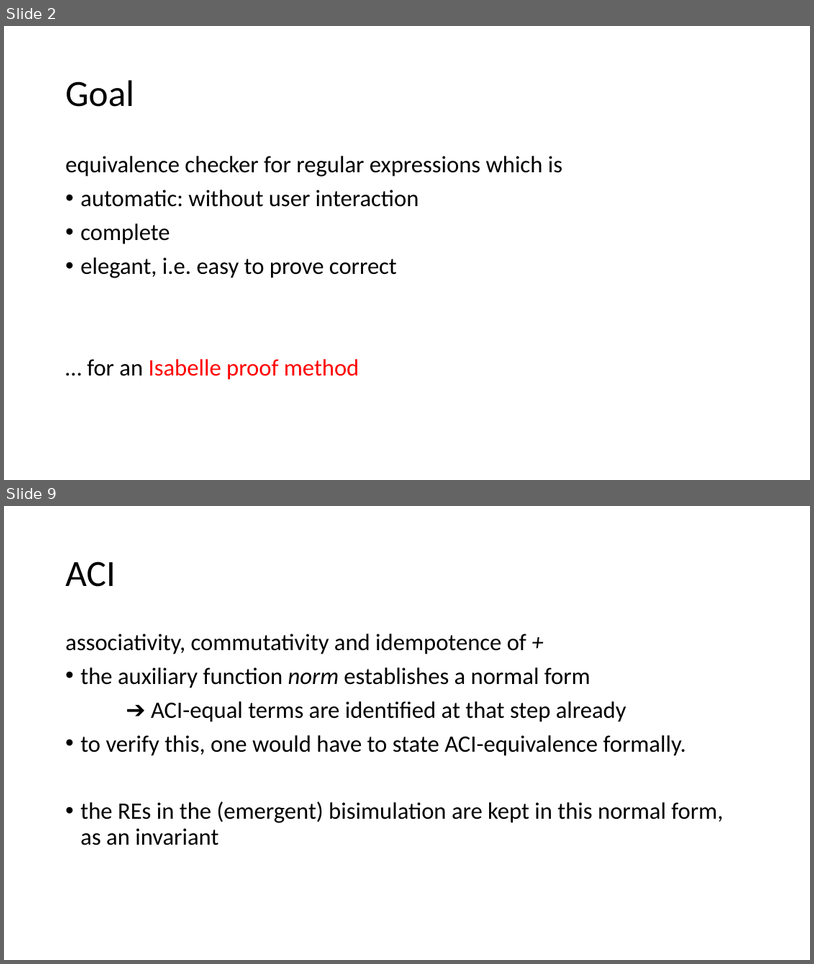
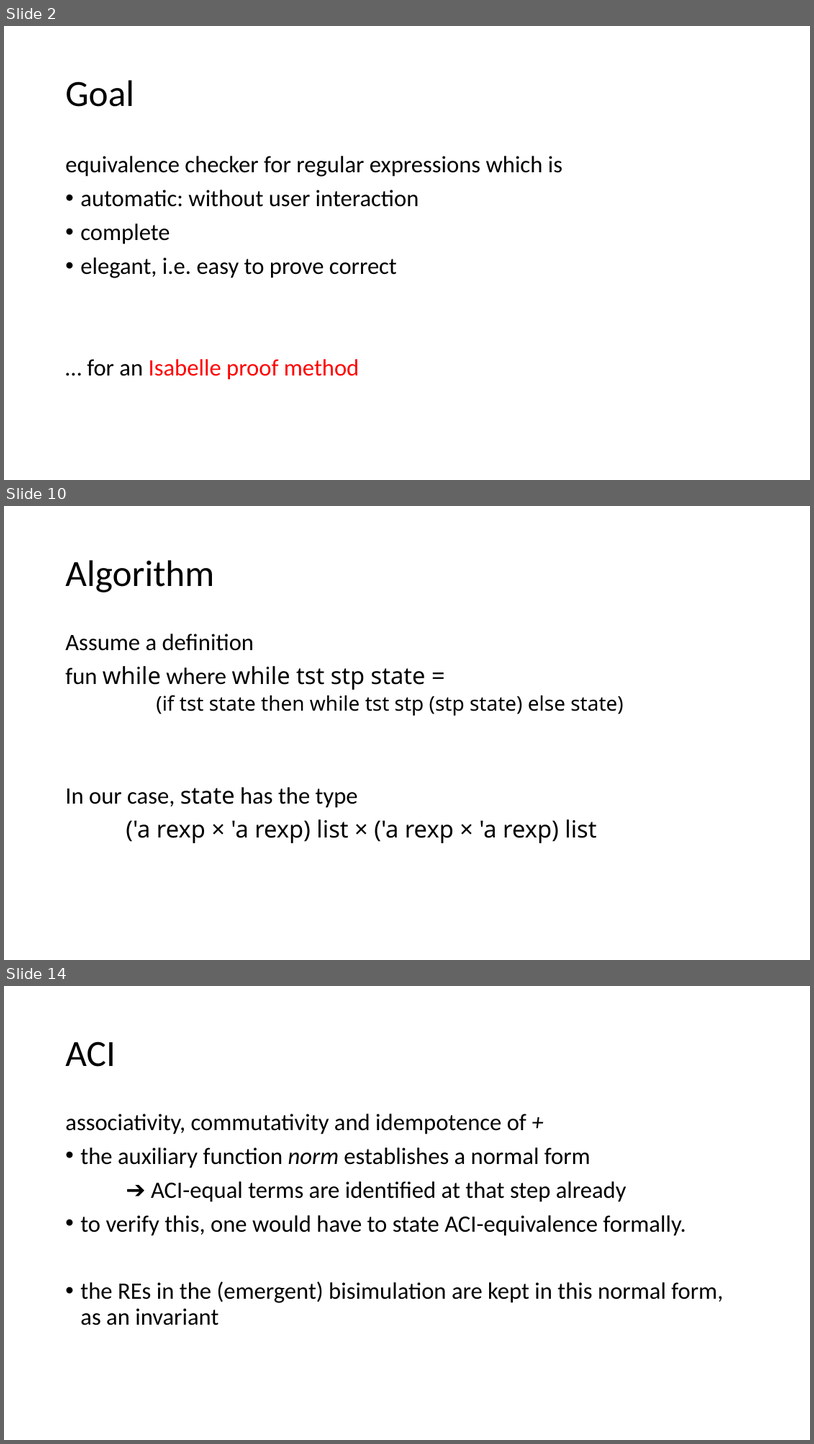
Before and after one commit to Helli/fds_seminar, a slide deck: slides.pptx. Shown one above the other, each under a label of ours: slides 2 and 9 before the commit, slides 2, 10 and 14 after it; the slides between them are not shown. The pictures are 814x964 and 814x1444 pixels, drawn with LibreOffice and Linux fonts; fonts in the diff are those of the drawing. Boxes give left, top, right and bottom in pixels: in the first picture for what was removed or moved away, otherwise in the second. Text is boxed around its words. In the diff, an @@ line names an element or a change of style, - is before the commit and + after.

```diff
--- a/slides.pptx
+++ b/slides.pptx
@@ slide 10 added at [4, 506, 810, 960], background #FFFFFF @@
@@ title added at [65, 560, 214, 592], 44 pt, text #000000 @@
+Algorithm
@@ text added at [65, 633, 623, 843], 28 pt, text #000000 @@
+Assume a definition
+fun while where while tst stp state =
+  (if tst state then while tst stp (stp state) else state)
+In our case, state has the type
+('a rexp × 'a rexp) list × ('a rexp × 'a rexp) list
@@ what was slide 9 is now slide 14 @@
```
Also in this commit, not shown: 5 slides changed, 5 other slides added, 7 slides removed, 2 other files.
